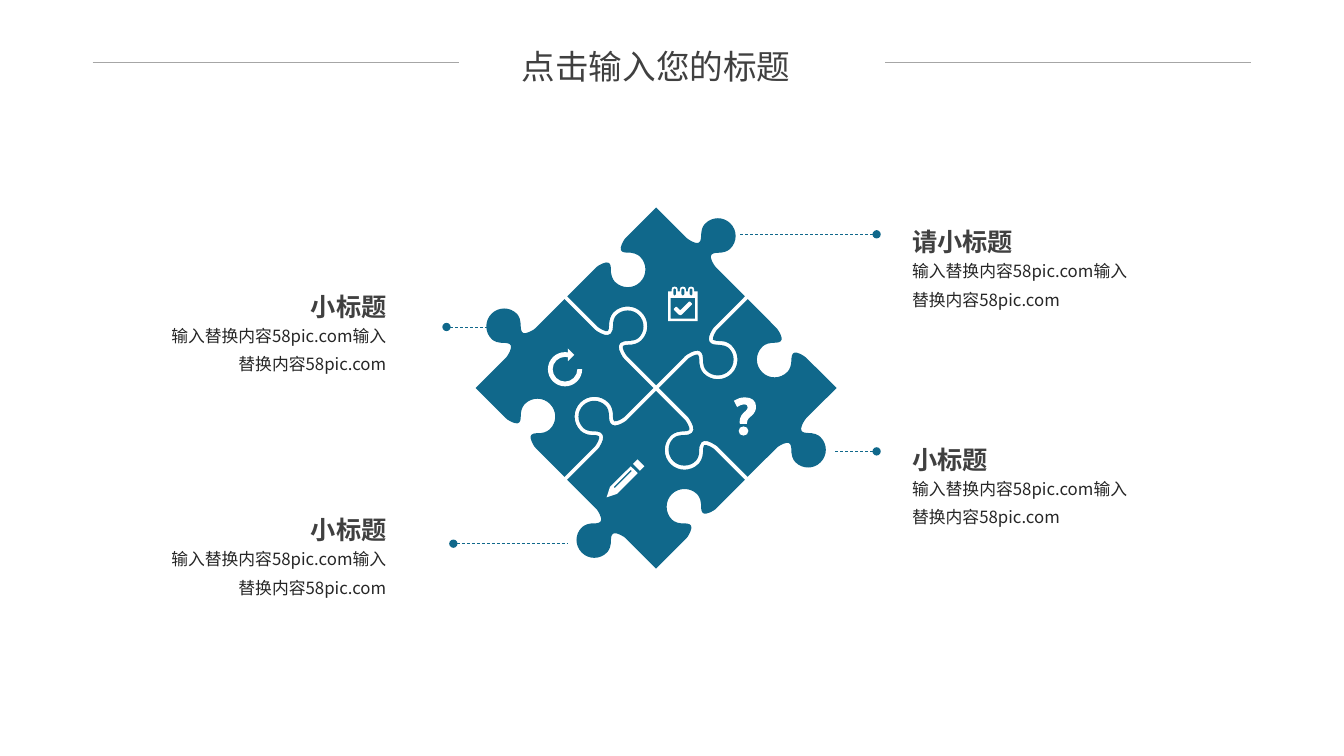
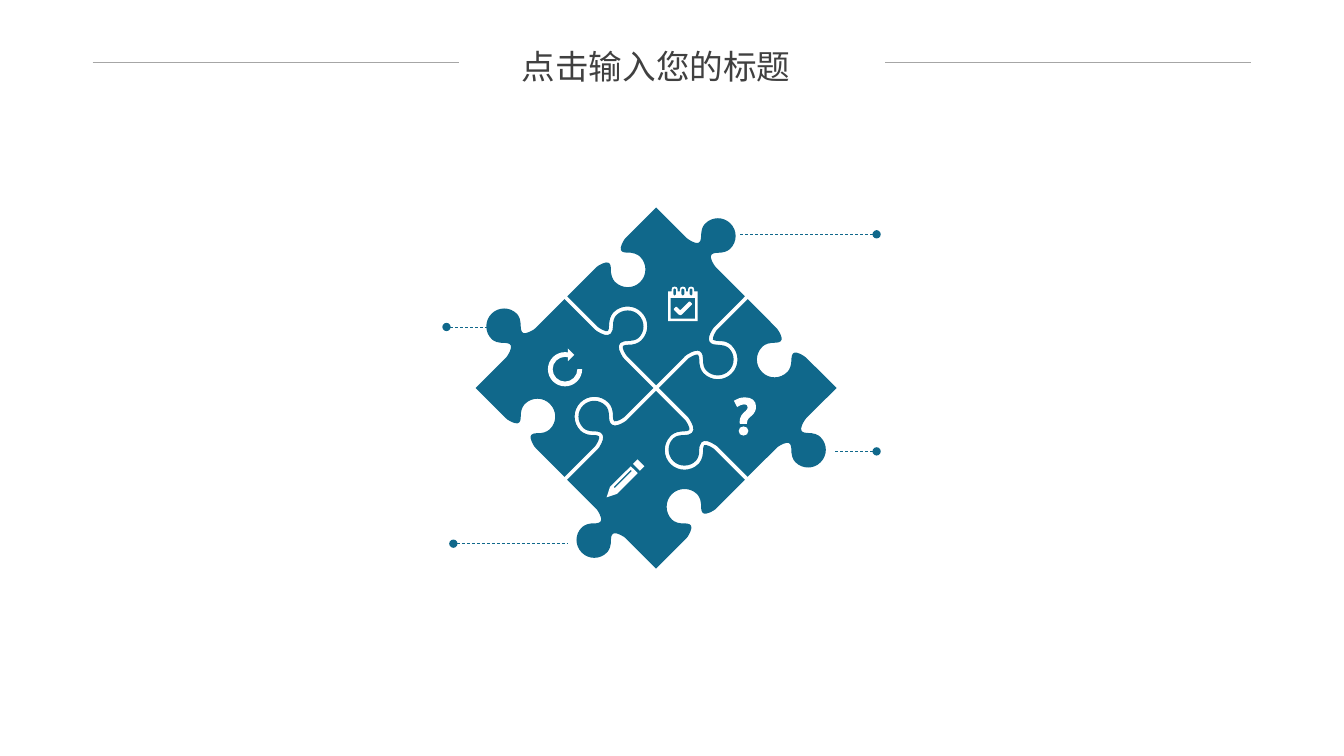
Before and after one commit to ZoeLee23277789/NLP-Courses, a slide deck: slide 28 of NLP243/Projects/EA_MT.pptx (slide 24 before the commit). Drawn at 1344x756 pixels with LibreOffice and Linux fonts; fonts in the diff are those of the drawing. Boxes give left, top, right and bottom in pixels: in the first picture for what was removed or moved away, otherwise in the second. Text is boxed around its words. In the diff, an @@ line names an element or a change of style, - is before the commit and + after.

```diff
--- a/NLP243/Projects/EA_MT.pptx
+++ b/NLP243/Projects/EA_MT.pptx
@@ text removed at (x1=912, y1=229, x2=1013, y2=254) @@
-请小标题
@@ text removed at (x1=912, y1=263, x2=1127, y2=310) @@
-输入替换内容58pic.com输入替换内容58pic.com
@@ text removed at (x1=311, y1=294, x2=387, y2=319) @@
-小标题
@@ text removed at (x1=171, y1=328, x2=386, y2=374) @@
-输入替换内容58pic.com输入替换内容58pic.com
@@ text removed at (x1=912, y1=447, x2=988, y2=472) @@
-小标题
@@ text removed at (x1=912, y1=481, x2=1127, y2=527) @@
-输入替换内容58pic.com输入替换内容58pic.com
@@ text removed at (x1=311, y1=517, x2=387, y2=542) @@
-小标题
@@ text removed at (x1=171, y1=551, x2=386, y2=598) @@
-输入替换内容58pic.com输入替换内容58pic.com
```
Also in this commit, not shown: 9 other slides changed, 8 slides added, 10 slides removed.
